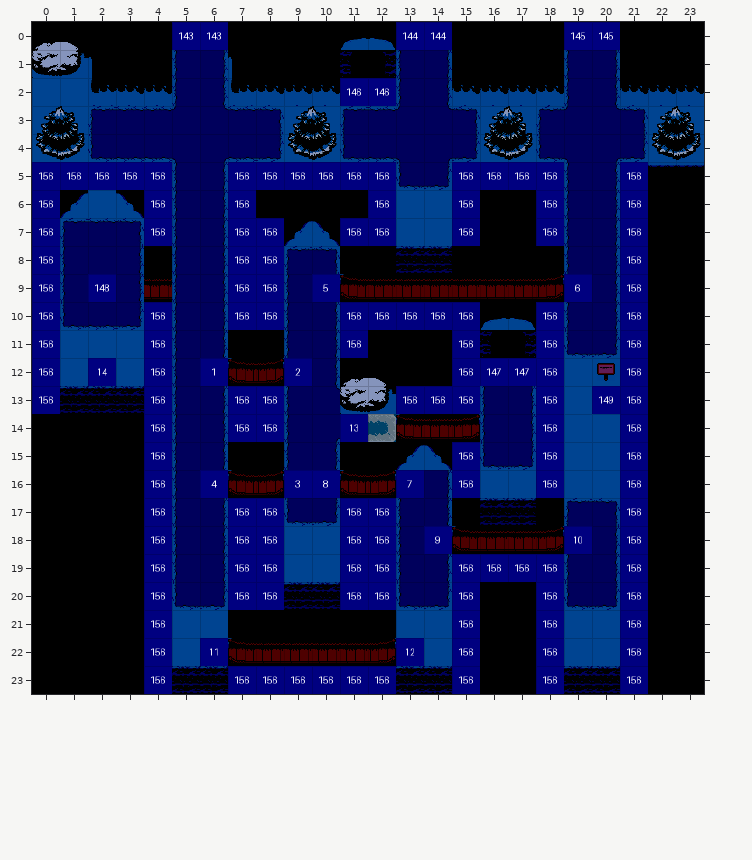
Tiled map, stored at bgs/maps/dark_02.tmx. Above, as it was before the edit.
Cells are 32x32 px. Shown: x 0..23, y 0..23.
New version:
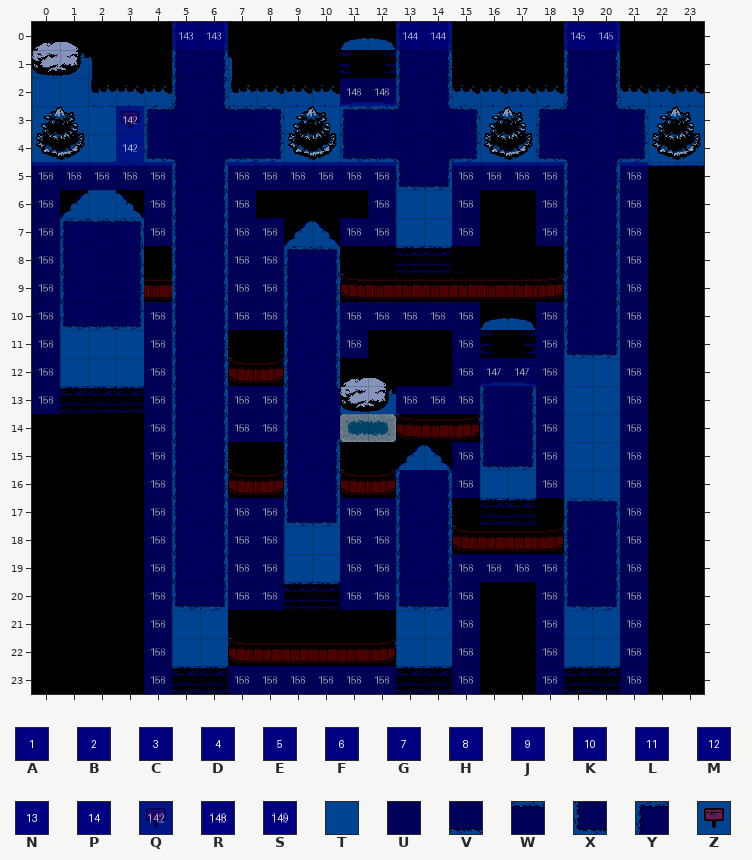
Key: from "blue-labels": A 0, B 1, C 2, D 3, E 4, F 5, G 6, H 7, J 8, K 9, L 10, M 11, N 12, P 13, Q 141, R 147, S 148; from "forest01_night": T 0, U 1, V 5, W 7, X 9, Y 10, Z 63.
_ is an empty cell.
See-through tiles are keyed as they look on the map.
Change:
layer "actions" opacity 100% -> 67%
Layer "decor":
Tile T replaces tile V in row 4 at x 3.
Tile T replaces tile X in row 4 at x 2.
Tile T replaces tile Y in row 3 at x 2.
Tile T is added in row 12 at x 20.
Tile U is added in row 9 at x 2.
Tile X replaces tile V in row 4 at x 4.
Tile Y replaces tile W in row 3 at x 4.
Tile Z replaces tile W in row 3 at x 3.
Layer "colliders":
The author cleared tile Z in row 12 at x 20.
Layer "characters" (now hidden):
The author cleared the tile that lay hidden in row 9 at x 10 and 19; in row 12 at x 2, 6 and 9; in row 14 at x 11; in row 16 at x 6, 9 to 10 and 13; in row 18 at x 14 and 19; in row 22 at x 6 and 13.
Layer "metadata" (now hidden):
The author cleared tile A in row 12 at x 6.
The author cleared tile B in row 12 at x 9.
The author cleared tile C in row 16 at x 9.
The author cleared tile D in row 16 at x 6.
The author cleared tile E in row 9 at x 10.
The author cleared tile F in row 9 at x 19.
The author cleared tile G in row 16 at x 13.
The author cleared tile H in row 16 at x 10.
The author cleared tile J in row 18 at x 14.
The author cleared tile K in row 18 at x 19.
The author cleared tile L in row 22 at x 6.
The author cleared tile M in row 22 at x 13.
The author cleared tile N in row 14 at x 11.
The author cleared tile P in row 12 at x 2.
Layer "actions":
Tile Q is added in rows 3 to 4 at x 3.
The author cleared tile R in row 9 at x 2.
The author cleared tile S in row 13 at x 20.
